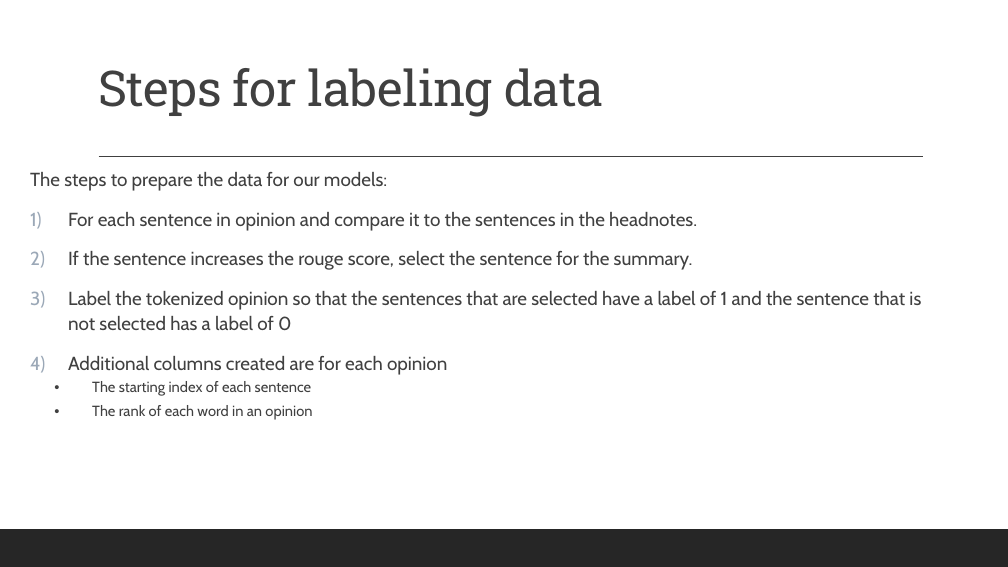
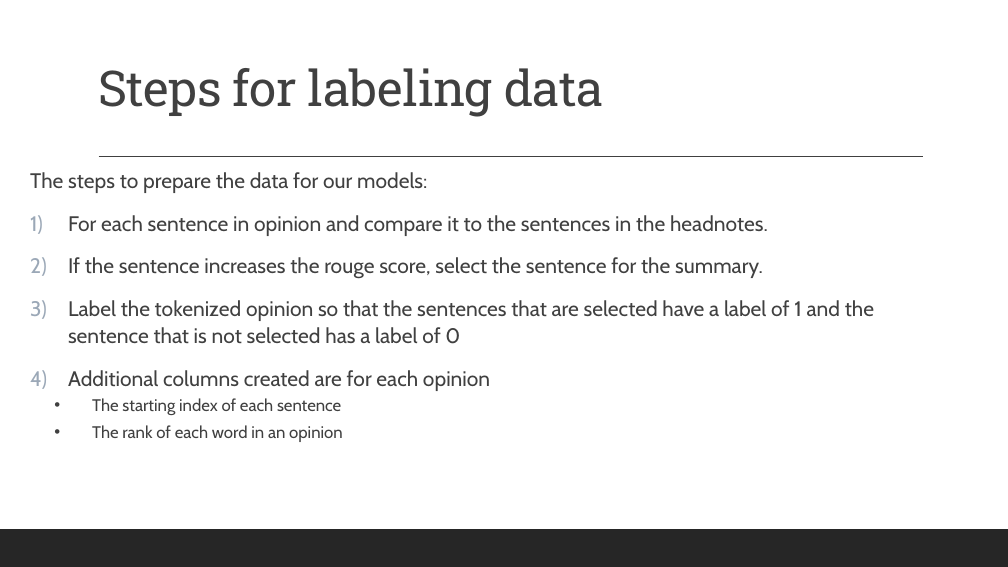
Before and after one commit to gufranpathan/case_law_g45, a slide deck: slide 5 of Group 45 Data Science for Case Law.pptx. Drawn at 1008x567 pixels with LibreOffice and Linux fonts; fonts in the diff are those of the drawing. Boxes give left, top, right and bottom in pixels: in the first picture for what was removed or moved away, otherwise in the second. Text is boxed around its words. In the diff, an @@ line names an element or a change of style, - is before the commit and + after.

```diff
--- a/Group 45 Data Science for Case Law.pptx
+++ b/Group 45 Data Science for Case Law.pptx
@@ text "The steps to prepare the ..." at bbox=[30, 172, 874, 442]: size 18 to 20 pt in "The steps to prepare the data for ...", "For each sentence in opinion and compare ...", "If the sentence increases the rouge score, ...", "Label the tokenized opinion so that the ..." and 1 more places; size 14 to 16 pt in "The starting index of each sentence", "The rank of each word in an ..." @@
```
Also in this commit, not shown: 3 other slides changed.
